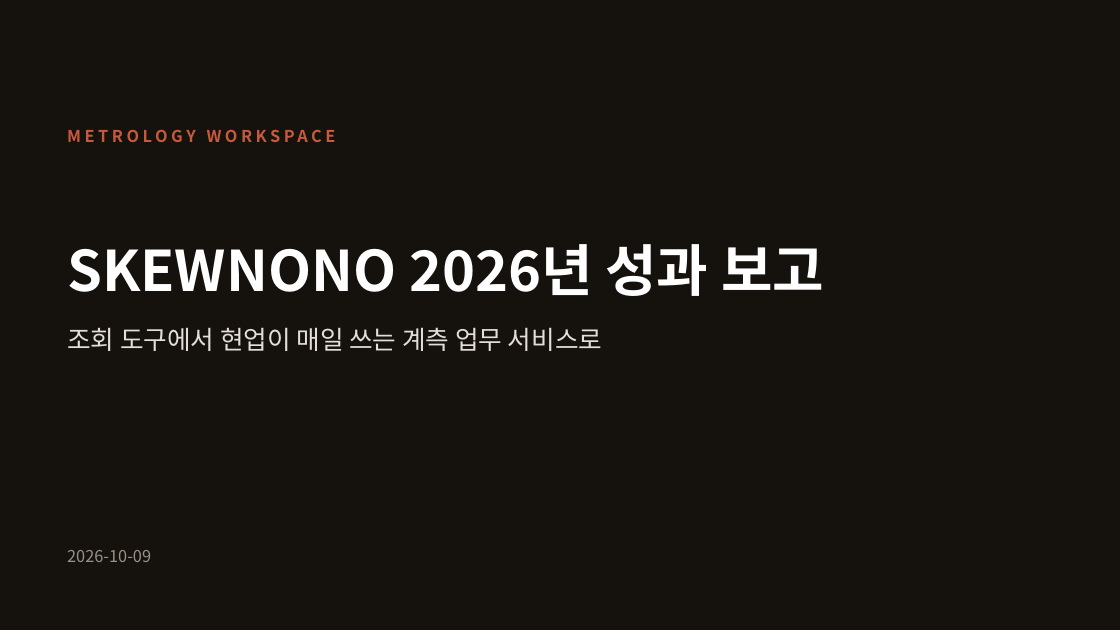
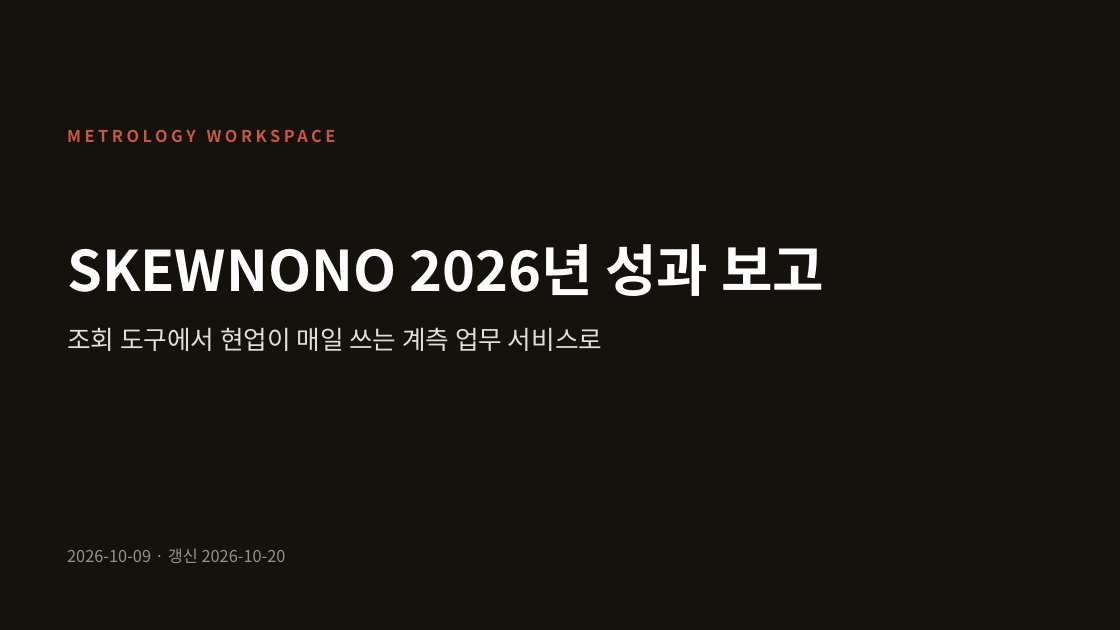
Before and after one commit to DarrenKoi/skewnono_v3_nuxt, a slide deck: slide 1 of docs/progress_report/skewnono_year_end_report_2026.pptx. Drawn at 1120x630 pixels with LibreOffice and Linux fonts; fonts in the diff are those of the drawing. Boxes give left, top, right and bottom in pixels: in the first picture for what was removed or moved away, otherwise in the second. Text is boxed around its words. In the diff, an @@ line names an element or a change of style, - is before the commit and + after.

```diff
--- a/docs/progress_report/skewnono_year_end_report_2026.pptx
+++ b/docs/progress_report/skewnono_year_end_report_2026.pptx
@@ text at [67,548,286,563]: text changed @@
-2026-10-09
+2026-10-09 · 갱신 2026-10-20
```
Also in this commit, not shown: 3 other slides changed, 2 slides added.
